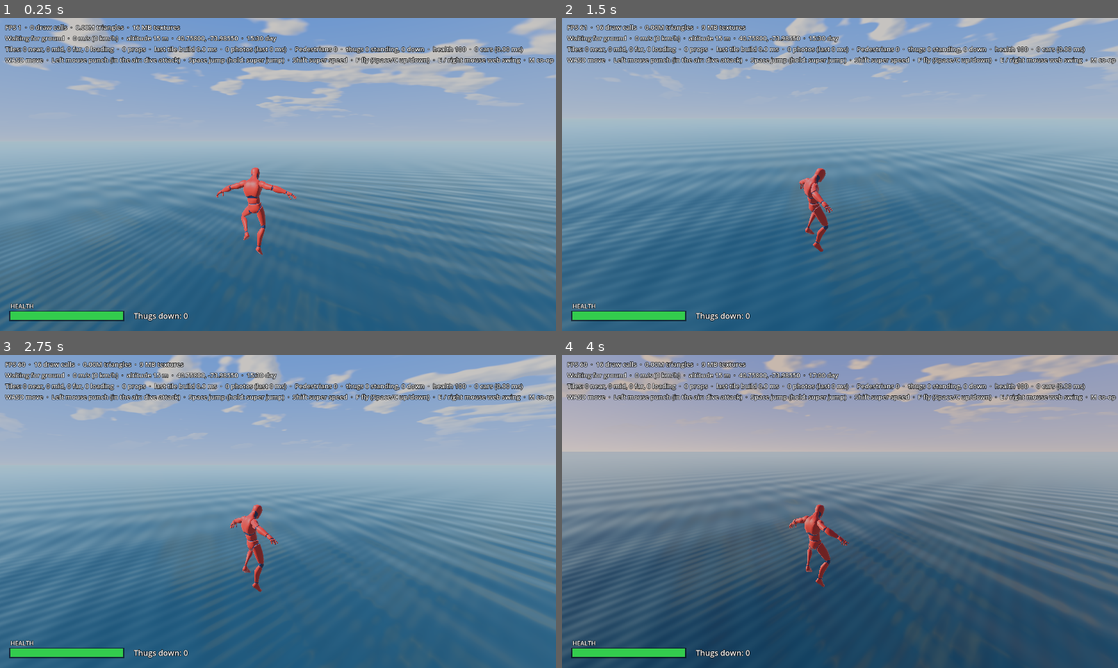
Above: before the commit, frames 1-4 (two rows, left to right).
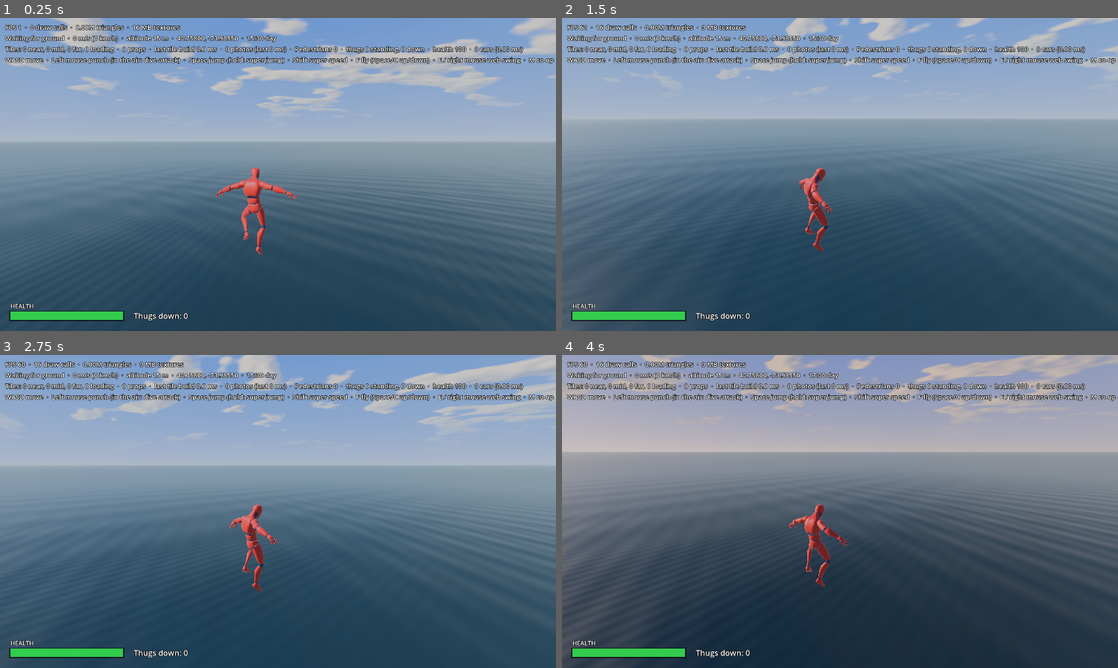
Above: after the commit, the same moments.

Repository: gmmeyer/nycheroes
Game: Godot game, scene res://scenes/world.tscn
The game is run twice, just before and just after one commit, with the same random seed, the same clock (stepped at 60 frames per second) and the same inputs.
Inputs (mouse positions are in pixels of both pictures, inside the frame that each line leads up to):
- Up to frame 1 (0.25 s): no input
- Up to frame 2 (1.5 s): tap Enter at 0.5 s; move the mouse to (962, 158) at 0.52 s; press the mouse at (962, 158) at 0.53 s; hold D (move_right) 0.53-1.28 s; tap Space (jump) at 0.77 s; move the mouse to (812, 174) at 1.27 s; release the mouse at (812, 174) at 1.28 s; hold W (move_forward) from 1.28 s (still down); tap F (fly_toggle) at 1.35 s
- Up to frame 3 (2.75 s): keep holding W (move_forward); tap Space (jump) at 1.52 s; move the mouse to (289, 505) at 2.02 s; hold Shift (sprint) from 2.03 s (still down)
- Up to frame 4 (4 s): keep holding W (move_forward); move the mouse to (834, 517) at 2.77 s; release Shift (sprint) at 2.78 s; tap T (time_of_day) at 2.85 s; click (834, 517) at 2.92 s; tap Space (jump) at 3.02, 3.77 s; move the mouse to (878, 514) at 3.52 s; hold E (web) from 3.53 s (still down)

The runs differ from the first frame. In frame 1, 57% of the frame differs, in the area x 0-100%, y 39-100%; in frame 2, 60%, in the area x 0-100%, y 32-100%; in frame 3, 59%; in frame 4, 46%.

Commit message:
Color pass on the materials that stand out (reference round 3, #16)
Values only, no new shader code: brownstone toward chocolate, red and
brown brick less saturated and less orange, the Brooklyn Bridge's steel
and planks gray-tan and gray-brown, the Manhattan Bridge blue-gray, the
els' steel dark green-gray, the Flatiron and the marble landmarks
(St. Patrick's, the Library, the UN) gray-beige, landmark apartments and
hotels mostly limestone (the Waldorf), water darker gray-blue with lower,
rougher ripples, Times Square's screens darker by day in muted colors
with more dark slides and posters, plaza pavers a touch warm so they stay
gray in shade.

Measured against round 3 (compare.py, local build): masonry saturation
Park Slope 0.61 -> 0.31, DUMBO 0.51 -> 0.37, Brooklyn Bridge 0.55 -> 0.29;
mean lower-half saturation over 13 views 0.31 -> 0.27 (photos 0.27).
Shader compile time at Times Square unchanged or lower.

Co-Authored-By: Claude Opus 5.5 <noreply@anthropic.com>

Diff:
--- a/shaders/building.gdshader
+++ b/shaders/building.gdshader
@@ -164,17 +164,18 @@
 
 // Palettes, in sRGB. Measured against photos (docs/REFERENCE.md): weathered
 // masonry is darker and much less saturated than its name suggests, and the
-// toon light and tone mapping saturate dark warm colors further, so bricks
-// sit at about 0.3-0.4 saturation and stone lower.
+// toon light and tone mapping saturate dark warm colors further (about twice
+// over in shade), so bricks sit at about 0.2-0.25 saturation here and
+// brownstone and stone lower.
 // Deep red brick, weathered.
-const vec3 RED_BRICK[6] = vec3[](vec3(0.58, 0.39, 0.34), vec3(0.54, 0.37, 0.33), vec3(0.62, 0.44, 0.38),
-		vec3(0.52, 0.36, 0.32), vec3(0.57, 0.41, 0.36), vec3(0.53, 0.39, 0.35));
+const vec3 RED_BRICK[6] = vec3[](vec3(0.60, 0.47, 0.46), vec3(0.56, 0.44, 0.44), vec3(0.64, 0.52, 0.50),
+		vec3(0.54, 0.43, 0.43), vec3(0.59, 0.48, 0.47), vec3(0.55, 0.45, 0.44));
 // Dark brown and red-brown brick (Bronx apartments, Upper West Side, DUMBO).
-const vec3 BROWN_BRICK[5] = vec3[](vec3(0.47, 0.36, 0.32), vec3(0.52, 0.40, 0.35), vec3(0.44, 0.35, 0.32),
-		vec3(0.55, 0.43, 0.37), vec3(0.49, 0.40, 0.36));
+const vec3 BROWN_BRICK[5] = vec3[](vec3(0.48, 0.40, 0.38), vec3(0.54, 0.45, 0.41), vec3(0.45, 0.39, 0.37),
+		vec3(0.57, 0.48, 0.44), vec3(0.50, 0.44, 0.41));
 // Chocolate-brown sandstone.
-const vec3 BROWNSTONE[5] = vec3[](vec3(0.47, 0.38, 0.35), vec3(0.52, 0.42, 0.38), vec3(0.44, 0.36, 0.34),
-		vec3(0.55, 0.45, 0.41), vec3(0.49, 0.41, 0.39));
+const vec3 BROWNSTONE[5] = vec3[](vec3(0.52, 0.47, 0.44), vec3(0.57, 0.51, 0.49), vec3(0.48, 0.44, 0.42),
+		vec3(0.60, 0.55, 0.52), vec3(0.54, 0.49, 0.48));
 // Buff, tan and "blond" brick (Ridgewood, the Grand Concourse).
 const vec3 BUFF_BRICK[5] = vec3[](vec3(0.70, 0.62, 0.51), vec3(0.74, 0.66, 0.55), vec3(0.66, 0.58, 0.47),
 		vec3(0.71, 0.63, 0.52), vec3(0.65, 0.60, 0.51));
@@ -240,19 +241,20 @@
 const vec3 LOBBY_LIGHT = vec3(1.0, 0.88, 0.68);
 const vec3 FLOODLIGHT = vec3(1.0, 0.86, 0.62);
 
-// Times Square's screens, in sRGB: cartoon-bright ad colors (hot pink, cyan,
-// yellow, violet, orange, green, blue, red), neon tubes, the dark steel
-// between screens, and the news ticker's band and letters.
-const vec3 AD_COLORS[8] = vec3[](vec3(1.00, 0.16, 0.56), vec3(0.08, 0.78, 1.00), vec3(1.00, 0.84, 0.08),
-		vec3(0.58, 0.22, 1.00), vec3(1.00, 0.44, 0.06), vec3(0.18, 0.92, 0.36), vec3(0.12, 0.32, 1.00),
-		vec3(1.00, 0.12, 0.16));
+// Times Square's screens, in sRGB: bright ad colors (hot pink, cyan, yellow,
+// violet, orange, green, blue, red), a little muted, as most real ads are
+// photos; neon tubes, the dark steel between screens, and the news ticker's
+// band and letters.
+const vec3 AD_COLORS[8] = vec3[](vec3(0.81, 0.31, 0.55), vec3(0.34, 0.76, 0.89), vec3(0.94, 0.84, 0.39),
+		vec3(0.52, 0.31, 0.77), vec3(0.84, 0.51, 0.28), vec3(0.43, 0.87, 0.53), vec3(0.23, 0.35, 0.76),
+		vec3(0.80, 0.27, 0.30));
 const vec3 NEON[5] = vec3[](vec3(1.0, 0.22, 0.70), vec3(0.20, 0.92, 1.0), vec3(1.0, 0.88, 0.25),
 		vec3(0.45, 1.0, 0.30), vec3(1.0, 0.40, 0.12));
 const vec3 SIGN_CLADDING = vec3(0.045, 0.045, 0.055);
 const vec3 SIGN_BEZEL = vec3(0.18, 0.18, 0.20);
 const vec3 SCREEN_OFF = vec3(0.05, 0.05, 0.06);
-const vec3 AD_NIGHT_BLUE = vec3(0.03, 0.04, 0.12);
-const vec3 TICKER_BAND = vec3(0.02, 0.03, 0.09);
+const vec3 AD_NIGHT_BLUE = vec3(0.035, 0.04, 0.07);
+const vec3 TICKER_BAND = vec3(0.03, 0.03, 0.035);
 const vec3 TICKER_TEXT[3] = vec3[](vec3(1.0, 0.76, 0.22), vec3(0.95, 0.96, 1.0), vec3(0.35, 0.95, 1.0));
 // Letter-like glyphs as seven-segment codes (bits: 1 top, 2 upper right,
 // 4 lower right, 8 bottom, 16 lower left, 32 upper left, 64 middle): A b C d
@@ -270,7 +272,7 @@
 const int AD_SCENE = 8;     // a landscape photo: sky, a low sun, ridges, a shore
 const int AD_POSTER = 9;    // a film poster: a rim-lit figure, light rays, a title
 // The kinds wide and tall screens pick from (repeats make a kind likelier).
-const int WIDE_ADS[10] = int[](AD_PORTRAIT, AD_PORTRAIT, AD_SCENE, AD_SCENE, AD_POSTER, AD_WORD, AD_BURST, AD_WAVES,
+const int WIDE_ADS[10] = int[](AD_PORTRAIT, AD_PORTRAIT, AD_SCENE, AD_SCENE, AD_POSTER, AD_POSTER, AD_WORD, AD_WAVES,
 		AD_GRADIENT, AD_TEXT);
 const int TALL_ADS[8] = int[](AD_PRODUCT, AD_PRODUCT, AD_COLUMN, AD_POSTER, AD_POSTER, AD_PORTRAIT, AD_WAVES, AD_GRADIENT);
 // Portraits' skin tones and hair, in sRGB.
@@ -339,7 +341,7 @@
 // (m above the base, picked per building in this range, or less where the
 // wall is lower), how far their colored light washes up the facade above
 // them at night (m), and how fast the news tickers run (m/s).
-uniform float sign_day_glow = 1.1;
+uniform float sign_day_glow = 0.85;
 uniform float sign_night_glow = 1.4;
 uniform float neon_glow = 2.2;
 uniform vec2 sign_top_range = vec2(40.0, 60.0);
@@ -830,14 +832,15 @@
 		// The old masonry landmarks are mostly faced in stone or terracotta
 		// rather than brick. Every prewar office tower is: 70% pale limestone,
 		// 30% ivory terracotta, so the Empire State, Chrysler and Woolworth
-		// Buildings read light. Three in four of the others are: 60%
-		// limestone, 25% terracotta, 15% granite.
+		// Buildings read light. Three in four of the others are too, most in
+		// limestone (the Waldorf Astoria among them): 90% limestone, 6%
+		// terracotta, 4% granite.
 		float r5 = rnd(seed, 5.0);
 		bool office = archetype == PREWAR_OFFICE;
 		if (office || r5 < 0.75) {
-			if (r5 < (office ? 0.7 : 0.45)) {
+			if (r5 < (office ? 0.7 : 0.675)) {
 				f.wall = srgb(LANDMARK_LIMESTONE[pick(r4, 3)]);
-			} else if (office || r5 < 0.64) {
+			} else if (office || r5 < 0.72) {
 				f.wall = srgb(TERRACOTTA[pick(r4, 3)]);
 			} else {
 				f.wall = srgb(GRANITE[pick(r4, 3)]);
@@ -1773,10 +1776,10 @@
 	vec3 c3 = ad_color(i1 + 1 + pick(k3, 7));
 	vec3 white = vec3(1.0);
 	// Dark ink on the light colors (cyan, yellow, green), white on the rest;
-	// some slides are on night blue.
+	// half the slides are on night blue.
 	vec3 ink = (i1 == 1 || i1 == 2 || i1 == 5) ? srgb(vec3(0.07, 0.07, 0.16)) : white;
 	vec3 night_blue = srgb(AD_NIGHT_BLUE);
-	bool dark = fract(k3 * 5.17) < 0.35;
+	bool dark = fract(k3 * 5.17) < 0.5;
 	float pixel = max(footprint.x, footprint.y);
 	float aspect = size.x / size.y;
 	vec2 q = uv / size.y;       // in screen heights
@@ -1795,7 +1798,7 @@
 		float fx = wide ? (k3 < 0.5 ? 0.3 : 0.7) * aspect : 0.5 * aspect;
 		float scale = wide ? 1.0 : clamp(aspect * 1.3, 0.6, 1.0);
 		vec3 back = dark ? mix(night_blue, c2 * 0.3, q.y)
-				: mix(c1 * 0.5, c2 * 0.85, smoothstep(-0.2, 1.2, q.y + 0.2 * sin(q.x * 1.7 + k1 * 6.3)));
+				: mix(c1 * 0.3, c2 * 0.6, smoothstep(-0.2, 1.2, q.y + 0.2 * sin(q.x * 1.7 + k1 * 6.3)));
 		vec3 skin = srgb(SKIN[pick(fract(k1 * 3.7), 5)]);
 		vec3 hair = srgb(HAIR[pick(fract(k2 * 5.3), 5)]);
 		vec3 shirt = mix(c3, white, 0.15);
@@ -2370,7 +2373,7 @@
 const vec3 WTC_GLASS_COLOR = vec3(0.34, 0.48, 0.60);
 const vec3 WTC_MULLION = vec3(0.66, 0.70, 0.74);
 // Stone and terracotta.
-const vec3 FLATIRON_STONE = vec3(0.88, 0.80, 0.66);
+const vec3 FLATIRON_STONE = vec3(0.73, 0.71, 0.66);
 const vec3 WOOLWORTH_CREAM = vec3(0.94, 0.90, 0.80);
 const vec3 GC_LIMESTONE = vec3(0.88, 0.84, 0.75);
 const vec3 ROCK_LIMESTONE = vec3(0.87, 0.83, 0.74);
--- a/shaders/ground.gdshader
+++ b/shaders/ground.gdshader
@@ -66,18 +66,20 @@
 const int BALLAST = 4;
 
 // The hand-made bridges' palettes (sRGB), by UV2.y % 8: none (the els'
-// green steel, tools/citygen/els.py), Brooklyn (Brooklyn Bridge Tan steel
-// and cables, buff granite towers and limestone anchorages, wooden
-// promenade), Manhattan
-// (blue steel, gray granite, blue-gray cables), Hell Gate (Hell Gate Red,
-// light granite), High Bridge (gray steel, weathered granite, brick walk).
-const vec3 STEEL_COLORS[5] = vec3[](vec3(0.5, 0.62, 0.54), vec3(0.6, 0.55, 0.49), vec3(0.34, 0.54, 0.76),
+// weathered green-gray steel, tools/citygen/els.py), Brooklyn (Brooklyn
+// Bridge Tan steel and cables gone gray-tan, buff granite towers and
+// limestone anchorages, a promenade of weathered gray-brown planks),
+// Manhattan (blue-gray steel, gray granite, gray cables), Hell Gate (Hell
+// Gate Red, light granite), High Bridge (gray steel, weathered granite, brick
+// walk). Toon light and tone mapping saturate them further in shade, so the
+// paints are muted here (docs/REFERENCE.md).
+const vec3 STEEL_COLORS[5] = vec3[](vec3(0.45, 0.49, 0.48), vec3(0.57, 0.55, 0.52), vec3(0.4, 0.48, 0.56),
 		vec3(0.58, 0.23, 0.2), vec3(0.44, 0.49, 0.47));
 const vec3 STONE_COLORS[5] = vec3[](vec3(0.76, 0.68, 0.53), vec3(0.71, 0.67, 0.6), vec3(0.68, 0.65, 0.61),
 		vec3(0.72, 0.7, 0.65), vec3(0.62, 0.58, 0.52));
-const vec3 CABLE_COLORS[5] = vec3[](vec3(0.8, 0.82, 0.85), vec3(0.5, 0.45, 0.39), vec3(0.6, 0.66, 0.74),
+const vec3 CABLE_COLORS[5] = vec3[](vec3(0.8, 0.82, 0.85), vec3(0.5, 0.47, 0.44), vec3(0.56, 0.6, 0.64),
 		vec3(0.5, 0.22, 0.2), vec3(0.44, 0.49, 0.47));
-const vec3 WALKWAY_COLORS[5] = vec3[](vec3(0.55, 0.42, 0.3), vec3(0.52, 0.45, 0.38), vec3(0.55, 0.55, 0.52),
+const vec3 WALKWAY_COLORS[5] = vec3[](vec3(0.55, 0.42, 0.3), vec3(0.52, 0.49, 0.45), vec3(0.55, 0.55, 0.52),
 		vec3(0.5, 0.5, 0.48), vec3(0.6, 0.33, 0.25));
 // A truss panel's length (m) per palette, for lattice-painted steel.
 const float TRUSS_PANELS[5] = float[](5.0, 5.54, 7.5, 12.9, 7.0);
@@ -159,9 +161,10 @@
 uniform vec3 shrubs_color : source_color = vec3(0.25, 0.42, 0.18);
 uniform float shrub_clump = 0.55;
 uniform float shrub_bump = 0.9;
-// Pavers in pedestrian plazas: dark gray concrete, paver_size meters (along
-// and across their rows), in running bond along the plaza.
-uniform vec3 pavers_color : source_color = vec3(0.43, 0.43, 0.44);
+// Pavers in pedestrian plazas: dark gray concrete (a touch warm, so they stay
+// gray in the sky's blue light in shade), paver_size meters (along and across
+// their rows), in running bond along the plaza.
+uniform vec3 pavers_color : source_color = vec3(0.45, 0.43, 0.41);
 uniform vec2 paver_size = vec2(0.6, 0.3);
 // Belgian block: granite setts cobble_size meters (across the street, along
 // it), in courses from curb to curb, with asphalt patches where the street
--- a/shaders/landmark.gdshader
+++ b/shaders/landmark.gdshader
@@ -90,11 +90,11 @@
 // E F H J L o P S U y O 2.
 const int GLYPHS[16] = int[](119, 124, 57, 94, 121, 113, 118, 30, 56, 92, 115, 109, 62, 110, 63, 91);
 
-// Cartoon-bright ad colors (as Times Square's screens; for the video board)
+// Bright ad colors (as Times Square's screens; for the video board)
 // and the dark steel round screens, in sRGB.
-const vec3 AD_COLORS[8] = vec3[](vec3(1.00, 0.16, 0.56), vec3(0.08, 0.78, 1.00), vec3(1.00, 0.84, 0.08),
-		vec3(0.58, 0.22, 1.00), vec3(1.00, 0.44, 0.06), vec3(0.18, 0.92, 0.36), vec3(0.12, 0.32, 1.00),
-		vec3(1.00, 0.12, 0.16));
+const vec3 AD_COLORS[8] = vec3[](vec3(0.81, 0.31, 0.55), vec3(0.34, 0.76, 0.89), vec3(0.94, 0.84, 0.39),
+		vec3(0.52, 0.31, 0.77), vec3(0.84, 0.51, 0.28), vec3(0.43, 0.87, 0.53), vec3(0.23, 0.35, 0.76),
+		vec3(0.80, 0.27, 0.30));
 const vec3 SIGN_STEEL = vec3(0.10, 0.10, 0.12);
 
 // How mirror-like glass is overall (each building type scales it).
@@ -386,7 +386,7 @@
 // --- Colors, words and tables ---
 
 const vec3 GUGG_WHITE = vec3(0.93, 0.91, 0.85);
-const vec3 MARBLE_WHITE = vec3(0.90, 0.89, 0.85);   // Vermont, Tuckahoe and the UN's marble
+const vec3 MARBLE = vec3(0.76, 0.75, 0.72);         // Vermont, Tuckahoe and the UN's marble, weathered gray-beige
 const vec3 SLATE_GRAY = vec3(0.37, 0.41, 0.43);
 const vec3 UN_GREEN = vec3(0.32, 0.52, 0.53);       // the Secretariat's blue-green glass
 const vec3 ALUMINUM = vec3(0.84, 0.85, 0.86);
@@ -457,7 +457,7 @@
 	float pixel = max(fp.x, fp.y);
 
 	// The wall's stone.
-	vec3 base = MARBLE_WHITE;
+	vec3 base = MARBLE;
 	int surface = STONE;
 	if (material == LM_GUGGENHEIM) {
 		base = variant == 3 ? vec3(0.82, 0.79, 0.71) : GUGG_WHITE;
@@ -648,7 +648,7 @@
 		float slats = stripes(p.x / 0.35, 0.5, fp.x / 0.35) * visible(0.35, pixel);
 		color = mix(color, srgb(vec3(0.55, 0.60, 0.58)) * (1.0 - 0.3 * slats), mech);
 		float column = centered_stripes(p.x / 6.0, 0.12, fp.x / 6.0);
-		color = mix(color, mix(srgb(LM_GLASS), srgb(MARBLE_WHITE) * 0.8, column), lobby);
+		color = mix(color, mix(srgb(LM_GLASS), srgb(MARBLE) * 0.8, column), lobby);
 		s.emission = srgb(LOBBY_LIGHT) * ((1.0 - column) * lobby * lobby_glow * city_lights);
 		lit = (1.0 - spandrel) * (1.0 - mullion) * (1.0 - mech) * (1.0 - lobby);
 		up = fract(p.y / floor_h);
--- a/shaders/ocean.gdshader
+++ b/shaders/ocean.gdshader
@@ -13,10 +13,10 @@
 global uniform float dusk;
 global uniform float city_lights;
 
-uniform vec3 deep_color : source_color = vec3(0.04, 0.17, 0.25);
-uniform vec3 sky_tint : source_color = vec3(0.62, 0.76, 0.90);
+uniform vec3 deep_color : source_color = vec3(0.04, 0.10, 0.13);
+uniform vec3 sky_tint : source_color = vec3(0.34, 0.40, 0.46);
 // How much the waves' strength varies from patch to patch (0 = uniform).
-uniform float patchiness : hint_range(0.0, 1.0) = 0.7;
+uniform float patchiness : hint_range(0.0, 1.0) = 0.8;
 // World position of the scene origin (WorldOrigin.offset), so waves don't jump on shifts.
 uniform vec2 origin_offset = vec2(0.0);
 // The environment's fog (set by ocean.gd, linear color), and the distance
@@ -65,10 +65,10 @@
 void fragment() {
 	vec2 footprint = fwidth(world_xz);
 	float pixel_size = max(footprint.x, footprint.y);
-	vec2 slope = wave_slope(world_xz, pixel_size, vec2(1.0, 0.3), 23.0, 0.15, 4.0)
-			+ wave_slope(world_xz, pixel_size, vec2(-0.4, 1.0), 11.0, 0.1, 2.8)
-			+ wave_slope(world_xz, pixel_size, vec2(0.7, -0.8), 5.3, 0.05, 1.9)
-			+ wave_slope(world_xz, pixel_size, vec2(-1.0, -0.2), 2.1, 0.02, 1.2);
+	vec2 slope = wave_slope(world_xz, pixel_size, vec2(1.0, 0.3), 23.0, 0.07, 4.0)
+			+ wave_slope(world_xz, pixel_size, vec2(-0.4, 1.0), 11.0, 0.05, 2.8)
+			+ wave_slope(world_xz, pixel_size, vec2(0.7, -0.8), 5.3, 0.03, 1.9)
+			+ wave_slope(world_xz, pixel_size, vec2(-1.0, -0.2), 2.1, 0.012, 1.2);
 	slope *= 1.0 - patchiness * value_noise(world_xz * 0.006 + vec2(TIME * 0.01, 0.0));
 
 	vec3 world_normal = normalize(vec3(-slope.x, 1.0, -slope.y));
@@ -85,8 +85,8 @@
 	if (city_lights > 0.0) {
 		EMISSION += city_light_tint * (city_light_strength * city_lights * fresnel * (0.6 + 0.4 * value_noise(world_xz * 0.05)));
 	}
-	ROUGHNESS = 0.06;
-	SPECULAR = 0.6;
+	ROUGHNESS = 0.2;
+	SPECULAR = 0.5;
 
 	// The same exponential fog the environment applies, plus the fade-out.
 	float distance = length(VERTEX);
Not shown, changed: docs/REFERENCE.md
